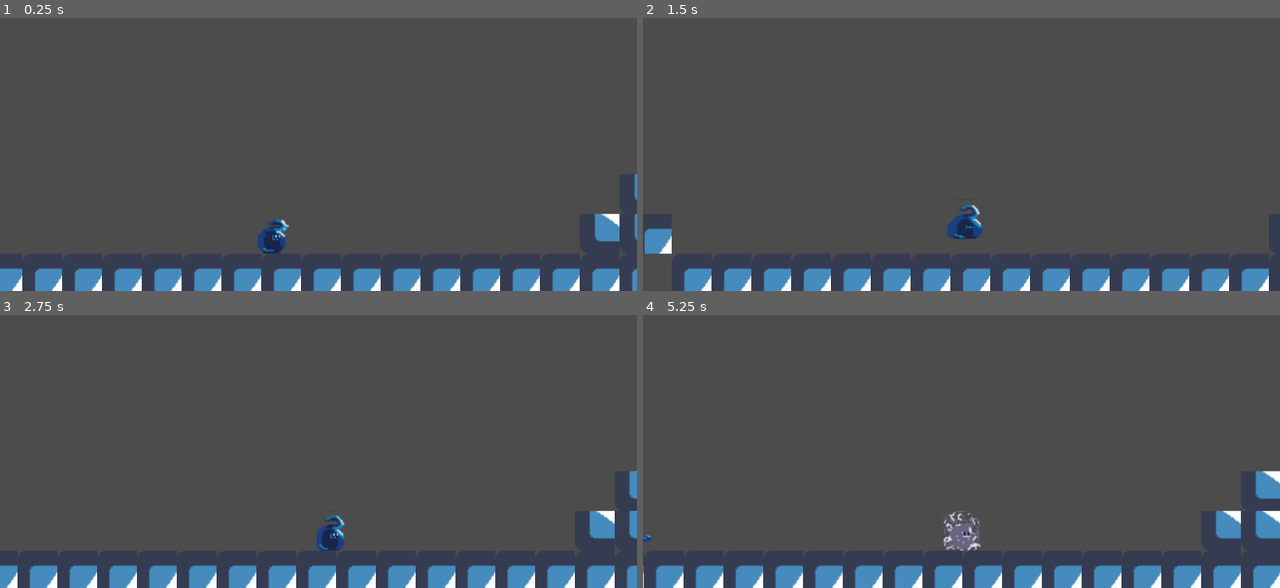
Above: before the commit, frames 1-4 (two rows, left to right).
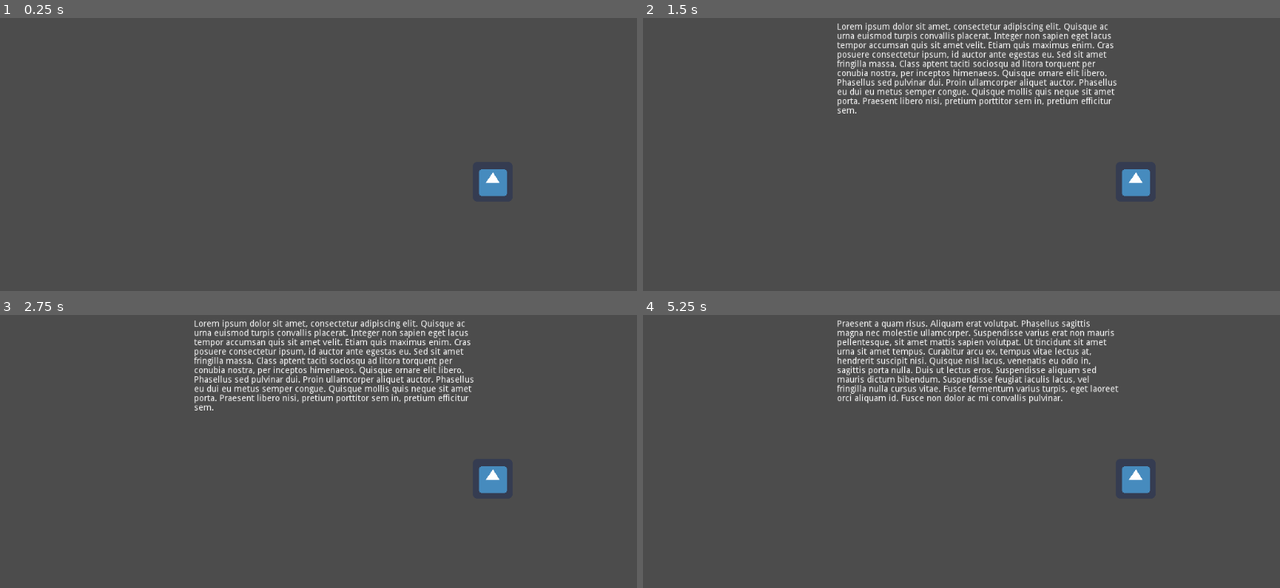
Above: after the commit, the same moments.

Repository: mbrancato93/GameJamMar18
Game: Godot game, scene res://scenes/Intro.tscn
Same seed, same stepped clock (60 frames per second), same inputs: the game is played once before the commit and once after it. Before the commit the project starts from res://scenes/World.tscn. The engine's default icon, where the game draws it, is replaced by a stand-in: a white triangle on a blue panel in a dark square.
Inputs (mouse positions are in pixels of both pictures, inside the frame that each line leads up to):
- Up to frame 1 (0.25 s): no input
- Up to frame 2 (1.5 s): click (1133, 181) at 0.52 s; tap Enter at 1.25 s; hold D (right) from 1.28 s (still down); tap W (up) at 1.35 s
- Up to frame 3 (2.75 s): keep holding D (right); tap W (up) at 1.52, 1.82, 2.27, 2.3, 2.57 s; tap E (cycle_state) at 2.1 s
- Up to frame 4 (5.25 s): release D (right) at 2.78 s; hold A (left) 2.78-3.53 s; tap Space (shoot) at 2.85, 5.1 s; tap W (up) at 3.05, 3.6, 3.77, 4.07, 4.52, 4.55, 4.82 s; hold D (right) 3.53-5.03 s; tap E (cycle_state) at 4.35 s; hold A (left) from 5.03 s (still down)

The runs differ from the first frame. In frame 1, 7.1% of the frame differs, in the area x 0-100%, y 55-100%; in frame 2, 11%; in frame 3, 12%; in frame 4, 12%, in the area x 0-100%, y 1-100%.

Commit message:
Playable Mechanics

Diff:
--- /dev/null
+++ b/core/objects/Enemy.gd
@@ -0,0 +1,71 @@
+extends BasicBody
+
+enum {FIRE,ASH}
+var state := FIRE setget setState
+var transitioning := false
+var facing := -1
+const speed : int = 30
+
+func setState( _val ):
+	transitioning = true
+	var state_transition_anim := "none"
+	$AnimationPlayer.connect( "animation_finished", self, "transition_end" )
+	if( state == FIRE && _val == ASH ):
+		state_transition_anim = "FIRE2ASH"
+	elif( state == ASH && _val == FIRE ):
+		state_transition_anim = "ASH2FIRE"
+	elif( state == ASH && _val == ASH ):
+		state_transition_anim = "none"
+	elif( state == FIRE && _val == FIRE ):
+		state_transition_anim = "none"
+	else:
+		assert( 1 == 0 )
+
+	if( state_transition_anim != "none" ):
+		$AnimationPlayer.play( state_transition_anim )
+	else:
+		transitioning = false
+		$AnimationPlayer.disconnect( "animation_finished", self, "transition_end" )
+	state = _val
+
+func transition_end( _val = null ):
+	transitioning = false
+	$AnimationPlayer.disconnect( "animation_finished", self, "transition_end" )
+
+# Called when the node enters the scene tree for the first time.
+func _ready():
+	debug.period = 1000
+	pass # Replace with function body.
+
+func _physics_process(delta):
+	if( transitioning ):
+		return
+	# add gravity
+	var velocity := Vector2( 0, 0 )
+	velocity[1] += g.GRAVITY / mass
+
+	for i in get_slide_count():
+		var collision = get_slide_collision(i)
+#		debug.DEBUG("Collided with: %s" % collision.collider.name)
+		if( collision.collider.name == "TileMap2" ):
+			debug.DEBUG( "Hit bounding wall" )
+			facing *= -1
+		if( collision.collider.name == "Player" ):
+			get_parent().get_node( collision.collider.name ).hit( "Enemy" )
+			facing *= -1
+
+	if( state == FIRE ):
+		$AnimationPlayer.play( "enemy_idle" )
+	elif( state == ASH ):
+		$AnimationPlayer.play( "ash_enemy_idle" )
+	$Sprite.scale.x = -1*facing
+
+	velocity[0] += facing * speed
+
+	velocity = move_and_slide( velocity, g.upVec )
+
+func hit( _val ):
+	if( state == ASH ):
+		queue_free()
+		return
+	setState( ASH )
--- a/core/objects/Enemy.tscn
+++ b/core/objects/Enemy.tscn
@@ -1,7 +1,238 @@
-[gd_scene format=2]
-
-[node name="Enemy" type="RigidBody2D"]
+[gd_scene load_steps=10 format=2]
+
+[ext_resource path="res://Enemies/Fire_Sprite.png" type="Texture" id=1]
+[ext_resource path="res://Enemies/Ash_SpriteSheet.png" type="Texture" id=2]
+[ext_resource path="res://Enemies/Fire_To_Ash_SpriteSheet.png" type="Texture" id=3]
+[ext_resource path="res://objects/Enemy.gd" type="Script" id=4]
+
+[sub_resource type="CircleShape2D" id=1]
+radius = 16.0
+
+[sub_resource type="Animation" id=5]
+resource_name = "ASH2FIRE"
+length = 0.7
+tracks/0/type = "value"
+tracks/0/path = NodePath("Sprite:texture")
+tracks/0/interp = 1
+tracks/0/loop_wrap = true
+tracks/0/imported = false
+tracks/0/enabled = true
+tracks/0/keys = {
+"times": PoolRealArray( 0 ),
+"transitions": PoolRealArray( 1 ),
+"update": 1,
+"values": [ ExtResource( 3 ) ]
+}
+tracks/1/type = "value"
+tracks/1/path = NodePath("Sprite:vframes")
+tracks/1/interp = 1
+tracks/1/loop_wrap = true
+tracks/1/imported = false
+tracks/1/enabled = true
+tracks/1/keys = {
+"times": PoolRealArray( 0 ),
+"transitions": PoolRealArray( 1 ),
+"update": 1,
+"values": [ 9 ]
+}
+tracks/2/type = "value"
+tracks/2/path = NodePath("Sprite:frame")
+tracks/2/interp = 1
+tracks/2/loop_wrap = true
+tracks/2/imported = false
+tracks/2/enabled = true
+tracks/2/keys = {
+"times": PoolRealArray( 0, 0.1, 0.2, 0.3, 0.4, 0.5, 0.6, 0.7 ),
+"transitions": PoolRealArray( 1, 1, 1, 1, 1, 1, 1, 1 ),
+"update": 1,
+"values": [ 0, 1, 2, 3, 4, 5, 6, 7 ]
+}
+tracks/3/type = "value"
+tracks/3/path = NodePath("AnimationPlayer:playback_speed")
+tracks/3/interp = 1
+tracks/3/loop_wrap = true
+tracks/3/imported = false
+tracks/3/enabled = true
+tracks/3/keys = {
+"times": PoolRealArray( 0 ),
+"transitions": PoolRealArray( 1 ),
+"update": 0,
+"values": [ 1.0 ]
+}
+
+[sub_resource type="Animation" id=2]
+length = 0.001
+tracks/0/type = "value"
+tracks/0/path = NodePath("Sprite:texture")
+tracks/0/interp = 1
+tracks/0/loop_wrap = true
+tracks/0/imported = false
+tracks/0/enabled = true
+tracks/0/keys = {
+"times": PoolRealArray( 0 ),
+"transitions": PoolRealArray( 1 ),
+"update": 0,
+"values": [ ExtResource( 1 ) ]
+}
+tracks/1/type = "value"
+tracks/1/path = NodePath("Sprite:vframes")
+tracks/1/interp = 1
+tracks/1/loop_wrap = true
+tracks/1/imported = false
+tracks/1/enabled = true
+tracks/1/keys = {
+"times": PoolRealArray( 0 ),
+"transitions": PoolRealArray( 1 ),
+"update": 0,
+"values": [ 4 ]
+}
+tracks/2/type = "value"
+tracks/2/path = NodePath("Sprite:frame")
+tracks/2/interp = 1
+tracks/2/loop_wrap = true
+tracks/2/imported = false
+tracks/2/enabled = true
+tracks/2/keys = {
+"times": PoolRealArray( 0 ),
+"transitions": PoolRealArray( 1 ),
+"update": 0,
+"values": [ 0 ]
+}
+tracks/3/type = "value"
+tracks/3/path = NodePath("AnimationPlayer:playback_speed")
+tracks/3/interp = 1
+tracks/3/loop_wrap = true
+tracks/3/imported = false
+tracks/3/enabled = true
+tracks/3/keys = {
+"times": PoolRealArray( 0 ),
+"transitions": PoolRealArray( 1 ),
+"update": 0,
+"values": [ -5.0 ]
+}
+
+[sub_resource type="Animation" id=4]
+resource_name = "ash_enemy_idle"
+length = 0.35
+loop = true
+tracks/0/type = "value"
+tracks/0/path = NodePath("Sprite:texture")
+tracks/0/interp = 1
+tracks/0/loop_wrap = true
+tracks/0/imported = false
+tracks/0/enabled = true
+tracks/0/keys = {
+"times": PoolRealArray( 0 ),
+"transitions": PoolRealArray( 1 ),
+"update": 1,
+"values": [ ExtResource( 2 ) ]
+}
+tracks/1/type = "value"
+tracks/1/path = NodePath("Sprite:vframes")
+tracks/1/interp = 1
+tracks/1/loop_wrap = true
+tracks/1/imported = false
+tracks/1/enabled = true
+tracks/1/keys = {
+"times": PoolRealArray( 0 ),
+"transitions": PoolRealArray( 1 ),
+"update": 1,
+"values": [ 5 ]
+}
+tracks/2/type = "value"
+tracks/2/path = NodePath("Sprite:frame")
+tracks/2/interp = 1
+tracks/2/loop_wrap = true
+tracks/2/imported = false
+tracks/2/enabled = true
+tracks/2/keys = {
+"times": PoolRealArray( 0, 0.1, 0.2 ),
+"transitions": PoolRealArray( 1, 1, 1 ),
+"update": 1,
+"values": [ 1, 2, 3 ]
+}
+tracks/3/type = "value"
+tracks/3/path = NodePath("AnimationPlayer:playback_speed")
+tracks/3/interp = 1
+tracks/3/loop_wrap = true
+tracks/3/imported = false
+tracks/3/enabled = true
+tracks/3/keys = {
+"times": PoolRealArray( 0 ),
+"transitions": PoolRealArray( 1 ),
+"update": 0,
+"values": [ 0.5 ]
+}
+
+[sub_resource type="Animation" id=3]
+resource_name = "enemy_idle"
+length = 0.2
+loop = true
+tracks/0/type = "value"
+tracks/0/path = NodePath("Sprite:texture")
+tracks/0/interp = 1
+tracks/0/loop_wrap = true
+tracks/0/imported = false
+tracks/0/enabled = true
+tracks/0/keys = {
+"times": PoolRealArray( 0 ),
+"transitions": PoolRealArray( 1 ),
+"update": 1,
+"values": [ ExtResource( 1 ) ]
+}
+tracks/1/type = "value"
+tracks/1/path = NodePath("Sprite:vframes")
+tracks/1/interp = 1
+tracks/1/loop_wrap = true
+tracks/1/imported = false
+tracks/1/enabled = true
+tracks/1/keys = {
+"times": PoolRealArray( 0 ),
+"transitions": PoolRealArray( 1 ),
+"update": 1,
+"values": [ 4 ]
+}
+tracks/2/type = "value"
+tracks/2/path = NodePath("Sprite:frame")
+tracks/2/interp = 1
+tracks/2/loop_wrap = true
+tracks/2/imported = false
+tracks/2/enabled = true
+tracks/2/keys = {
+"times": PoolRealArray( 0, 0.1, 0.2 ),
+"transitions": PoolRealArray( 1, 1, 1 ),
+"update": 1,
+"values": [ 1, 2, 3 ]
+}
+tracks/3/type = "value"
+tracks/3/path = NodePath("AnimationPlayer:playback_speed")
+tracks/3/interp = 1
+tracks/3/loop_wrap = true
+tracks/3/imported = false
+tracks/3/enabled = true
+tracks/3/keys = {
+"times": PoolRealArray( 0 ),
+"transitions": PoolRealArray( 1 ),
+"update": 0,
+"values": [ 0.25 ]
+}
+
+[node name="Enemy" type="KinematicBody2D"]
+collision_layer = 4
+collision_mask = 11
+script = ExtResource( 4 )
 
 [node name="Sprite" type="Sprite" parent="."]
+texture = ExtResource( 1 )
+vframes = 4
 
 [node name="CollisionShape2D" type="CollisionShape2D" parent="."]
+shape = SubResource( 1 )
+
+[node name="AnimationPlayer" type="AnimationPlayer" parent="."]
+playback_speed = -5.0
+anims/ASH2FIRE = SubResource( 5 )
+anims/FIRE2ASH = SubResource( 5 )
+anims/RESET = SubResource( 2 )
+anims/ash_enemy_idle = SubResource( 4 )
+anims/enemy_idle = SubResource( 3 )
--- a/core/objects/GLOBALS.gd
+++ b/core/objects/GLOBALS.gd
@@ -8,6 +8,8 @@
 var shoot := "shoot" setget private
 var transition := "cycle_state" setget private
 
+var upVec := Vector2( 0, -1 )
+
 func private( _val = null ):
 	print( "Attempted to overwrite global" )
 	assert( 1 == 0 )
--- a/core/Ice.gd
+++ b/core/objects/Ice.gd
@@ -12,4 +12,5 @@
 #	var facing := 1
 	if( velocity[0] < 0 ):
 		facing = -1
-	return { "accel": Vector2( 0, 0 ), "anim": "ice_idle", "facing": facing }
+
+	return { "accel": Vector2( -facing * damping * abs( velocity[0] ), 0 ), "anim": "ice_idle", "facing": facing }
--- /dev/null
+++ b/core/objects/Intro.gd
@@ -0,0 +1,52 @@
+extends Node2D
+
+var button_presses := -1
+var letter_ind := 0
+var text_list := [ "Lorem ipsum dolor sit amet, consectetur adipiscing elit. Quisque ac urna euismod turpis convallis placerat. Integer non sapien eget lacus tempor accumsan quis sit amet velit. Etiam quis maximus enim. Cras posuere consectetur ipsum, id auctor ante egestas eu. Sed sit amet fringilla massa. Class aptent taciti sociosqu ad litora torquent per conubia nostra, per inceptos himenaeos. Quisque ornare elit libero. Phasellus sed pulvinar dui. Proin ullamcorper aliquet auctor. Phasellus eu dui eu metus semper congue. Quisque mollis quis neque sit amet porta. Praesent libero nisi, pretium porttitor sem in, pretium efficitur sem.",
+					"Praesent a quam risus. Aliquam erat volutpat. Phasellus sagittis magna nec molestie ullamcorper. Suspendisse varius erat non mauris pellentesque, sit amet mattis sapien volutpat. Ut tincidunt sit amet urna sit amet tempus. Curabitur arcu ex, tempus vitae lectus at, hendrerit suscipit nisi. Quisque nisl lacus, venenatis eu odio in, sagittis porta nulla. Duis ut lectus eros. Suspendisse aliquam sed mauris dictum bibendum. Suspendisse feugiat iaculis lacus, vel fringilla nulla cursus vitae. Fusce fermentum varius turpis, eget laoreet orci aliquam id. Fusce non dolor ac mi convallis pulvinar. ",
+					"Curabitur sit amet arcu vel ligula efficitur tempus interdum sed sem. Donec quis consectetur magna. In mollis velit augue, vitae placerat urna facilisis sit amet. Curabitur sit amet nulla efficitur, sollicitudin nisl vel, tincidunt ligula. Proin mi sem, cursus vitae maximus ac, vehicula in leo. Duis porta molestie leo ut elementum. Nulla facilisi. In pellentesque magna vel lectus faucibus, vitae iaculis nulla ullamcorper. Aenean a tellus faucibus, semper dolor id, laoreet ex. Fusce consectetur non lectus id laoreet. Maecenas pellentesque turpis luctus dui consectetur sodales semper non mauris. Nunc sollicitudin neque justo, maximus ullamcorper mauris tempor at. " ]
+
+var word_delay := 50
+onready var last_display = OS.get_ticks_msec()
+
+# Called when the node enters the scene tree for the first time.
+func _ready():
+	pass # Replace with function body.
+
+
+# Called every frame. 'delta' is the elapsed time since the previous frame.
+func _process(delta):
+	if( (OS.get_ticks_msec() - last_display ) > word_delay && button_presses >= 0 ):
+#		var hld = text_list[button_presses].split(" ")
+		var substr = text_list[button_presses]
+		if( letter_ind < substr.length() ):
+			$RichTextLabel.text += substr[letter_ind]
+#			$RichTextLabel.text += " "
+			letter_ind += 1
+			last_display = OS.get_ticks_msec()
+	pass
+
+
+func _on_TextureButton_button_up():
+
+	pass # Replace with function body.
+
+
+func _on_TextureButton_pressed():
+	print( "Button pressed" )
+
+	# check if button press should just finish text
+#	var hld = text_list[button_presses].split( " " )
+	var substr = text_list[button_presses]
+	if( letter_ind < substr.length() && button_presses >= 0 ):
+		$RichTextLabel.text = substr
+		letter_ind = substr.length()
+		return
+
+	button_presses += 1
+	letter_ind = 0
+	$RichTextLabel.text = ""
+
+	if( button_presses >= text_list.size() ):
+		get_tree().change_scene("res://scenes/World.tscn")
+	pass # Replace with function body.
--- a/core/objects/Player.gd
+++ b/core/objects/Player.gd
@@ -12,11 +12,13 @@
 onready var shot_debounce := OS.get_ticks_msec()
 var facing := 1
 
+onready var hit_debounce = OS.get_ticks_msec()
+
 # Called when the node enters the scene tree for the first time.
 func _ready():
 	debug.verbosity = 2
 	debug.period = 1000
-	damping = 5
+	damping = 3
 	pass # Replace with function body.
 
 func shoot( facing: float ):
@@ -34,6 +36,8 @@
 	shot_debounce = OS.get_ticks_msec()
 
 func setState( _val ):
+	if( transitioning ):
+		return
 	print_debug( "State change request" )
 
 	transitioning = true
@@ -51,14 +55,33 @@
 		state_transition_anim = "STEAM2WATER"
 	elif( state == STEAM && _val == ICE ):
 		assert( 1 == 0 )
+	elif( state == _val ):
+		pass
 	else:
 		assert( 1 == 0 )
 
-	$AnimationPlayer.play( state_transition_anim )
+	if( state_transition_anim != "none" ):
+		$AnimationPlayer.play( state_transition_anim )
+	else:
+		transitioning = false
+		$AnimationPlayer.disconnect( "animation_finished", self, "transition_end" )
 	state = _val
 
 func transition_end( _val = null ):
 	transitioning = false
+	$AnimationPlayer.disconnect( "animation_finished", self, "transition_end" )
+
+func hit( source ):
+	if( ( OS.get_ticks_msec() - hit_debounce ) < 1000 ):
+		return
+#	debug.DEBUG( "Hit by Enemy" )
+	hit_debounce = OS.get_ticks_msec()
+	if( state == STEAM ):
+		setState( WATER )
+		get_parent().reset()
+		return
+	if( state != ICE ):
+		setState( STEAM )
 
 func _physics_process(delta):
 
@@ -97,13 +120,6 @@
 		setState ( WATER )
 		return
 
-#	if( curr_forces[0] > 0 ):
-#		facing = 1
-#		$Sprite.scale.x = 1
-#	elif( curr_forces[0] < 0 ):
-#		facing = -1
-#		$Sprite.scale.x = -1
-
 	var acceleration := Vector2()
 	var anim_name := "none"
 	var sprite_scale := 1
@@ -122,12 +138,20 @@
 		sprite_scale = ret.facing
 	elif( state == ICE ):
 		var p = Ice.new()
-		var ret = p.calc_motion( mass, 0.0*damping, velocity, curr_forces, is_on_floor(), facing )
+		var ret = p.calc_motion( mass, 0.1*damping, velocity, curr_forces, is_on_floor(), facing )
 		acceleration = ret.accel
 		anim_name = ret.anim
 		sprite_scale = ret.facing
 	else:
 		assert( 1== 0 )
+
+	for i in get_slide_count():
+		var collision = get_slide_collision(i)
+		if( collision.collider.name == "Enemy" ):
+			if( collision.collider.facing == facing ):
+				hit( "Player" )
+				break
+			pass
 
 	velocity += acceleration * delta
 	$Sprite.scale.x = sprite_scale
@@ -138,3 +162,6 @@
 #	debug.DEBUG( "Anim: %s" % anim_name )
 
 	velocity = move_and_slide( velocity, UP )
+
+	if( self.position[1] > 1000 ):
+		get_parent().reset()
--- a/core/objects/Player.tscn
+++ b/core/objects/Player.tscn
@@ -549,6 +549,7 @@
 position = Vector2( 0, -16 )
 texture = ExtResource( 1 )
 vframes = 10
+region_rect = Rect2( 0, 0, 50, 200 )
 
 [node name="CollisionShape2D" type="CollisionShape2D" parent="."]
 position = Vector2( 0, -10 )
@@ -568,7 +569,7 @@
 anims/water_move = SubResource( 4 )
 
 [node name="MuzzleRight" type="Position2D" parent="."]
-position = Vector2( 16, -10 )
+position = Vector2( 11, -10 )
 
 [node name="MuzzleLeft" type="Position2D" parent="."]
-position = Vector2( -16, -10 )
+position = Vector2( -11, -10 )
--- a/core/objects/PlayerCam.gd
+++ b/core/objects/PlayerCam.gd
@@ -20,8 +20,10 @@
 #func _process(delta):
 #	pass
 func _physics_process(delta):
-	var player_pos := Vector2()
-	player_pos = get_parent().get_node( "Player" ).global_position
+	var player_pos := Vector2( 0, 0 )
+	var mp = get_parent().get_node( "Player" )
+	if( is_instance_valid( mp ) ):
+		player_pos = get_parent().get_node( "Player" ).global_position
 #	debug.DEBUG( "Player pos: %f %f" % [ player_pos[0], player_pos[1] ] )
 #	debug.DEBUG( "Camera Pos: %f %f" % [ self.global_position[0], self.global_position[1] ] )
 
--- a/core/objects/Projectile.gd
+++ b/core/objects/Projectile.gd
@@ -13,6 +13,7 @@
 	position += transform.x * speed * delta
 
 func _on_Projectile_body_entered(body):
-	if body.is_in_group("mobs"):
-		body.queue_free()
+	if body.is_in_group("Enemies"):
+#		body.queue_free()
+		body.hit( "Projectile" )
 	queue_free()
--- a/core/objects/Projectile.tscn
+++ b/core/objects/Projectile.tscn
@@ -85,6 +85,8 @@
 }
 
 [node name="Projectile" type="Area2D"]
+collision_layer = 2
+collision_mask = 6
 script = ExtResource( 1 )
 
 [node name="Sprite" type="Sprite" parent="."]
--- a/core/objects/Steam.gd
+++ b/core/objects/Steam.gd
@@ -22,9 +22,11 @@
 	acceleration[1] += ( 0.5 * g.GRAVITY / mass - sign( velocity[1] ) * damping )
 
 	if( forces[1] < 0 || velocity[1] < 0  ):
-		anim_name = "steam_jump"
+#		anim_name = "steam_jump"
+		anim_name = "steam_idle"
 	elif( forces[0] != 0 ):
-		anim_name = "steam_move"
+#		anim_name = "steam_move"
+		anim_name = "steam_idle"
 	else:
 		anim_name = "steam_idle"
 
--- a/core/objects/Water.gd
+++ b/core/objects/Water.gd
@@ -17,8 +17,12 @@
 		forces[1] = min( 0, 30*forces[1] )
 
 	var acceleration := forces / mass
-#	if( is_on_floor() ):
-	acceleration[0] -= damping * velocity[0]
+
+	if( on_floor ):
+		acceleration[0] -= damping * velocity[0]
+	else:
+		acceleration[0] = -damping * sign( velocity[0] )
+
 	acceleration[1] += ( g.GRAVITY / mass - sign( velocity[1] ) * damping )
 
 	if( forces[1] < 0 || velocity[1] < 0  ):
--- a/core/project.godot
+++ b/core/project.godot
@@ -17,7 +17,7 @@
 "base": "KinematicBody2D",
 "class": "Ice",
 "language": "GDScript",
-"path": "res://Ice.gd"
+"path": "res://objects/Ice.gd"
 }, {
 "base": "Area2D",
 "class": "Projectile",
@@ -51,7 +51,7 @@
 [application]
 
 config/name="core"
-run/main_scene="res://scenes/World.tscn"
+run/main_scene="res://scenes/Intro.tscn"
 config/icon="res://icon.png"
 
 [input]
--- /dev/null
+++ b/core/scenes/Intro.tscn
@@ -0,0 +1,28 @@
+[gd_scene load_steps=3 format=2]
+
+[ext_resource path="res://objects/Intro.gd" type="Script" id=1]
+[ext_resource path="res://icon.png" type="Texture" id=2]
+
+[node name="Intro" type="Node2D"]
+script = ExtResource( 1 )
+
+[node name="RichTextLabel" type="RichTextLabel" parent="."]
+margin_left = 312.0
+margin_top = 168.0
+margin_right = 768.0
+margin_bottom = 368.0
+
+[node name="Sprite" type="Sprite" parent="RichTextLabel"]
+
+[node name="TextureButton" type="TextureButton" parent="."]
+margin_left = 760.0
+margin_top = 392.0
+margin_right = 824.0
+margin_bottom = 456.0
+
+[node name="Sprite" type="Sprite" parent="TextureButton"]
+position = Vector2( 32, 32 )
+texture = ExtResource( 2 )
+
+[connection signal="button_up" from="TextureButton" to="." method="_on_TextureButton_button_up"]
+[connection signal="pressed" from="TextureButton" to="." method="_on_TextureButton_pressed"]
--- /dev/null
+++ b/core/scenes/TileMap2.gd
@@ -0,0 +1,17 @@
+extends TileMap
+
+
+# Declare member variables here. Examples:
+# var a = 2
+# var b = "text"
+
+
+# Called when the node enters the scene tree for the first time.
+func _ready():
+	self.hide()
+	pass # Replace with function body.
+
+
+# Called every frame. 'delta' is the elapsed time since the previous frame.
+#func _process(delta):
+#	pass
--- /dev/null
+++ b/core/scenes/World.gd
@@ -0,0 +1,22 @@
+extends Node2D
+
+onready var starting_player_pos = get_node( "Player" ).global_position
+const PLAYER = preload( "res://objects/Player.tscn" )
+
+# Called when the node enters the scene tree for the first time.
+func _ready():
+	pass # Replace with function body.
+
+# Called every frame. 'delta' is the elapsed time since the previous frame.
+#func _process(delta):
+#	pass
+func reset():
+#	var p = get_node( "Player" )
+#	self.remove_child( p )
+#	p.queue_free()
+#
+#	var np = load( "res://objects/Player.gd" ).new()
+#	np.name = "Player"
+#	self.add_child( np )
+#	p.position = starting_player_pos
+	get_tree().reload_current_scene()
--- a/core/scenes/World.tscn
+++ b/core/scenes/World.tscn
@@ -1,8 +1,12 @@
-[gd_scene load_steps=7 format=2]
+[gd_scene load_steps=13 format=2]
 
 [ext_resource path="res://icon.png" type="Texture" id=1]
 [ext_resource path="res://objects/Player.tscn" type="PackedScene" id=2]
 [ext_resource path="res://objects/PlayerCam.gd" type="Script" id=3]
+[ext_resource path="res://objects/Enemy.tscn" type="PackedScene" id=4]
+[ext_resource path="res://scenes/TileMap2.gd" type="Script" id=5]
+[ext_resource path="res://scenes/World.gd" type="Script" id=6]
+[ext_resource path="res://background/GameJam_Background.png" type="Texture" id=7]
 
 [sub_resource type="ConvexPolygonShape2D" id=1]
 points = PoolVector2Array( 0, 0, 32, 0, 32, 32, 0, 32 )
@@ -39,18 +43,48 @@
 } ]
 0/z_index = 0
 
+[sub_resource type="ConvexPolygonShape2D" id=4]
+points = PoolVector2Array( 0, 0, 32, 0, 32, 32, 0, 32 )
+
+[sub_resource type="TileSet" id=5]
+0/name = "icon.png 0"
+0/texture = ExtResource( 1 )
+0/tex_offset = Vector2( 0, 0 )
+0/modulate = Color( 1, 1, 1, 1 )
+0/region = Rect2( 0, 0, 32, 32 )
+0/tile_mode = 0
+0/occluder_offset = Vector2( 0, 0 )
+0/navigation_offset = Vector2( 0, 0 )
+0/shape_offset = Vector2( 0, 0 )
+0/shape_transform = Transform2D( 1, 0, 0, 1, 0, 0 )
+0/shape = SubResource( 4 )
+0/shape_one_way = false
+0/shape_one_way_margin = 1.0
+0/shapes = [ {
+"autotile_coord": Vector2( 0, 0 ),
+"one_way": false,
+"one_way_margin": 1.0,
+"shape": SubResource( 4 ),
+"shape_transform": Transform2D( 1, 0, 0, 1, 0, 0 )
+} ]
+0/z_index = 0
+
 [node name="World" type="Node2D"]
+script = ExtResource( 6 )
 
 [node name="ParallaxBackground" type="ParallaxBackground" parent="."]
 
 [node name="ParallaxLayer" type="ParallaxLayer" parent="ParallaxBackground"]
-motion_scale = Vector2( 0.1, 1 )
-motion_mirroring = Vector2( 1440, 0 )
+motion_scale = Vector2( 0.8, 1 )
+motion_mirroring = Vector2( 646.092, 0 )
 
 [node name="Sprite" type="Sprite" parent="ParallaxBackground/ParallaxLayer"]
-position = Vector2( 720, 368 )
+position = Vector2( 384, 384 )
+scale = Vector2( 6.72917, 8.5625 )
+texture = ExtResource( 7 )
 
 [node name="ParallaxLayer2" type="ParallaxLayer" parent="ParallaxBackground"]
+visible = false
 motion_scale = Vector2( 0.2, 1 )
 motion_mirroring = Vector2( 1440, 0 )
 
@@ -58,6 +92,7 @@
 position = Vector2( 720, 368 )
 
 [node name="ParallaxLayer3" type="ParallaxLayer" parent="ParallaxBackground"]
+visible = false
 motion_scale = Vector2( 0.5, 1 )
 motion_mirroring = Vector2( 1440, 0 )
 
@@ -65,6 +100,7 @@
 position = Vector2( 720, 368 )
 
 [node name="ParallaxLayer4" type="ParallaxLayer" parent="ParallaxBackground"]
+visible = false
 motion_mirroring = Vector2( 1440, 0 )
 
 [node name="Sprite" type="Sprite" parent="ParallaxBackground/ParallaxLayer4"]
@@ -74,7 +110,7 @@
 tile_set = SubResource( 2 )
 cell_size = Vector2( 32, 32 )
 format = 1
-tile_data = PoolIntArray( 917523, -1073741824, 0, 917615, 0, 0, 917616, 0, 0, 917617, 0, 0, 983041, 0, 0, 983042, 0, 0, 983058, -1073741824, 0, 983059, -1073741824, 0, 983149, 0, 0, 983150, 0, 0, 983151, …(1627 unchanged characters)…
+tile_data = PoolIntArray( 917615, 0, 0, 917616, 0, 0, 917617, 0, 0, 983041, 0, 0, 983042, 0, 0, 983149, 0, 0, 983150, 0, 0, 983151, …(1627 unchanged characters)…
 
 [node name="Camera2D" type="Camera2D" parent="."]
 position = Vector2( 456, 392 )
@@ -92,3 +128,19 @@
 
 [node name="Player" parent="." instance=ExtResource( 2 )]
 position = Vector2( 328, 512 )
+
+[node name="Enemy" parent="." groups=["Enemies"] instance=ExtResource( 4 )]
+position = Vector2( 648, 480 )
+
+[node name="TileMap2" type="TileMap" parent="."]
+tile_set = SubResource( 5 )
+cell_size = Vector2( 32, 32 )
+show_collision = true
+collision_layer = 8
+collision_mask = 4
+format = 1
+tile_data = PoolIntArray( 983052, -1073741824, 0, 983063, -1073741824, 0, 983075, -1073741824, 0 )
+script = ExtResource( 5 )
+
+[node name="Enemy2" parent="." groups=["Enemies"] instance=ExtResource( 4 )]
+position = Vector2( 1000, 480 )
Not shown, added: core/Enemies/Ash_SpriteSheet.png.import
Not shown, added: core/Enemies/Fire_Sprite.png.import
Not shown, added: core/Enemies/Fire_To_Ash_SpriteSheet.png.import
Not shown, added: core/background/GameJam_Background.png.import
